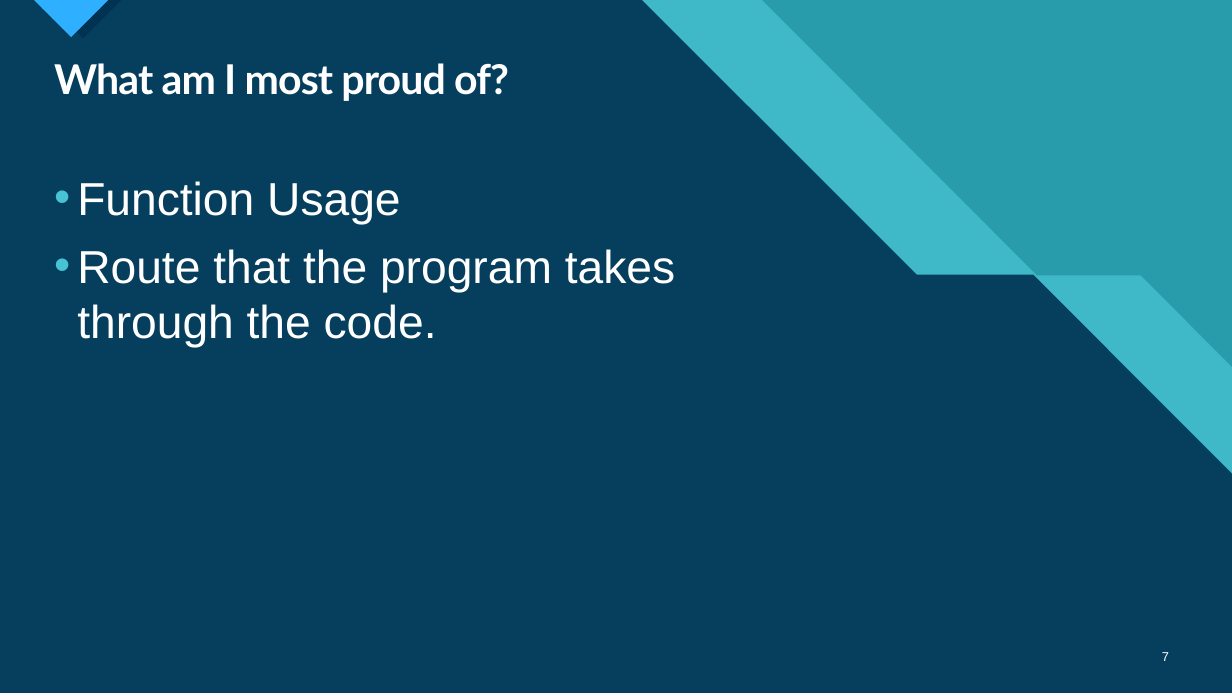
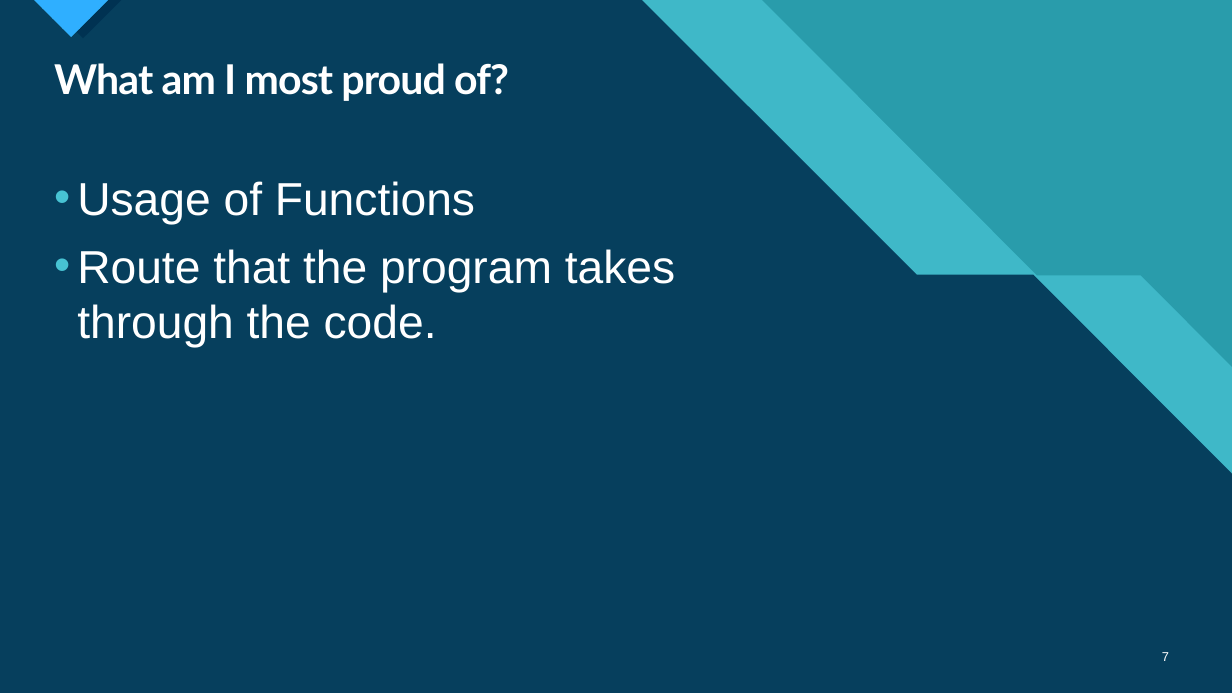
Before and after one commit to ljmontecalvo/NEIT_Python_Course, a slide deck: slide 7 of Midterm/Midterm Presentation.pptx. Drawn at 1232x693 pixels with LibreOffice and Linux fonts; fonts in the diff are those of the drawing. Boxes give left, top, right and bottom in pixels: in the first picture for what was removed or moved away, otherwise in the second. Text is boxed around its words. In the diff, an @@ line names an element or a change of style, - is before the commit and + after.

```diff
--- a/Midterm/Midterm Presentation.pptx
+++ b/Midterm/Midterm Presentation.pptx
@@ text at (77,181,475,224): text changed @@
-• Function Usage
+• Usage of Functions
```
Also in this commit, not shown: 3 other slides changed, 1 other file.
